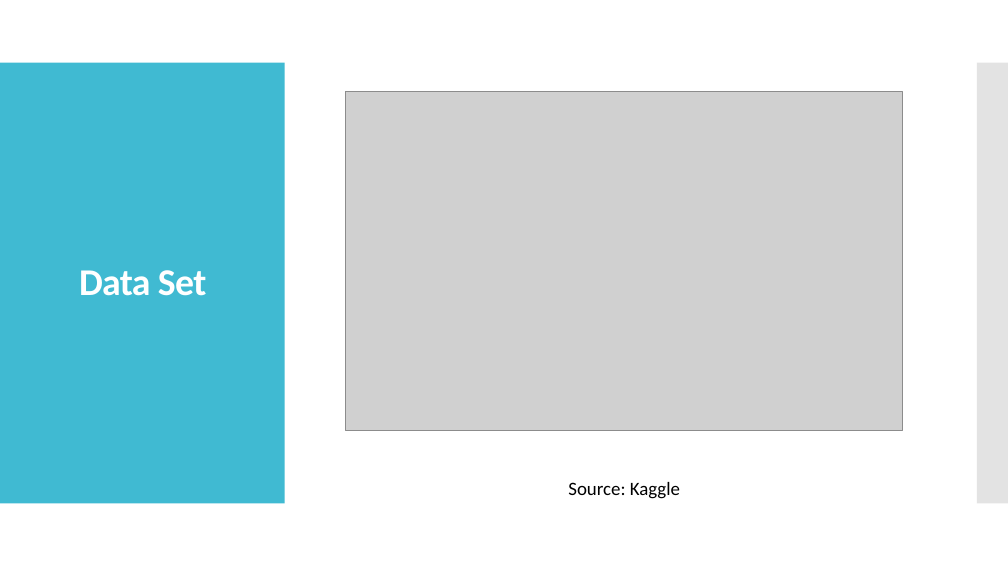
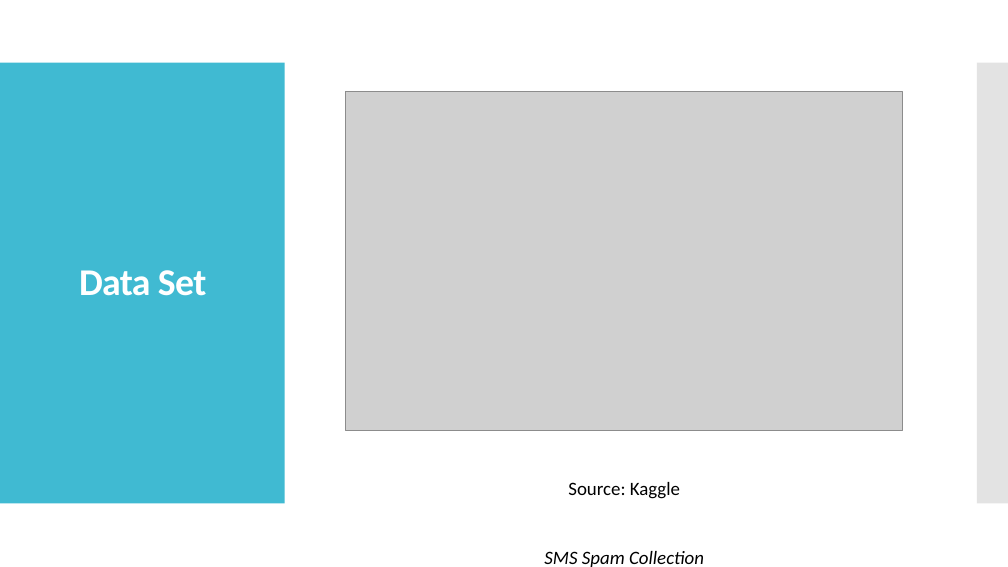
Before and after one commit to HarshitaJain0905/SMS_Spam_701, a slide deck: slide 5 of IFN701 PPT Week12.pptx. Drawn at 1008x567 pixels with LibreOffice and Linux fonts; fonts in the diff are those of the drawing; grey boxes stand for pictures. Boxes give left, top, right and bottom in pixels: in the first picture for what was removed or moved away, otherwise in the second. Text is boxed around its words. In the diff, an @@ line names an element or a change of style, - is before the commit and + after.

```diff
--- a/IFN701 PPT Week12.pptx
+++ b/IFN701 PPT Week12.pptx
@@ text added at [544,551,704,567], 18 pt, text #000000, italic @@
+SMS Spam Collection
```
Also in this commit, not shown: 14 other slides changed, 2 slides added, 4 slides removed.
